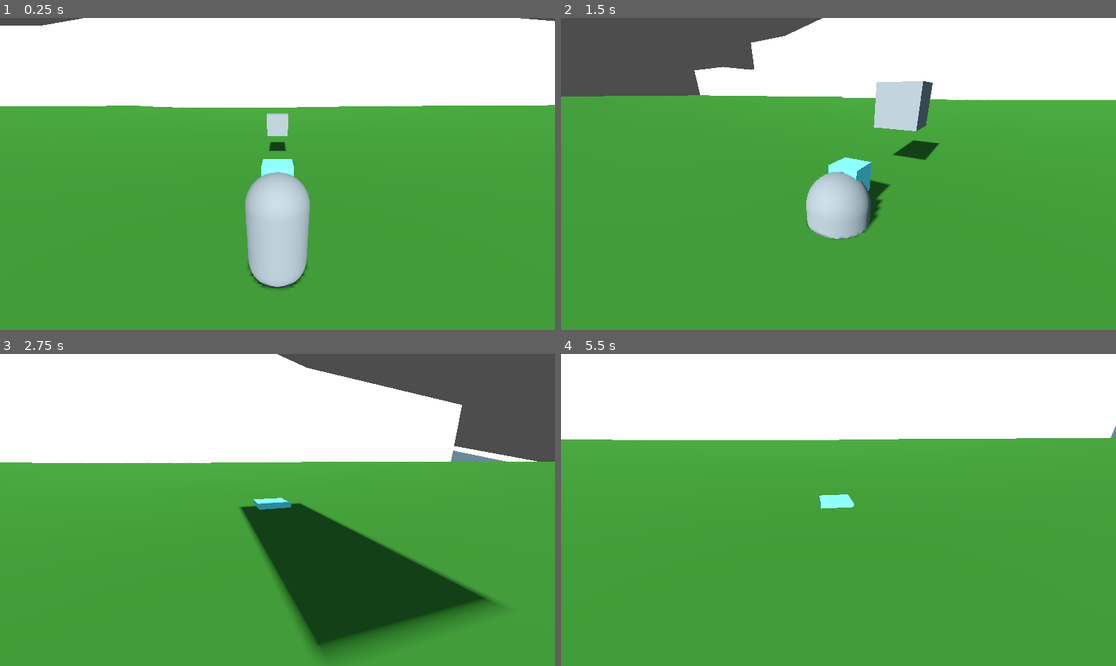
Above: before the commit, frames 1-4 (two rows, left to right).
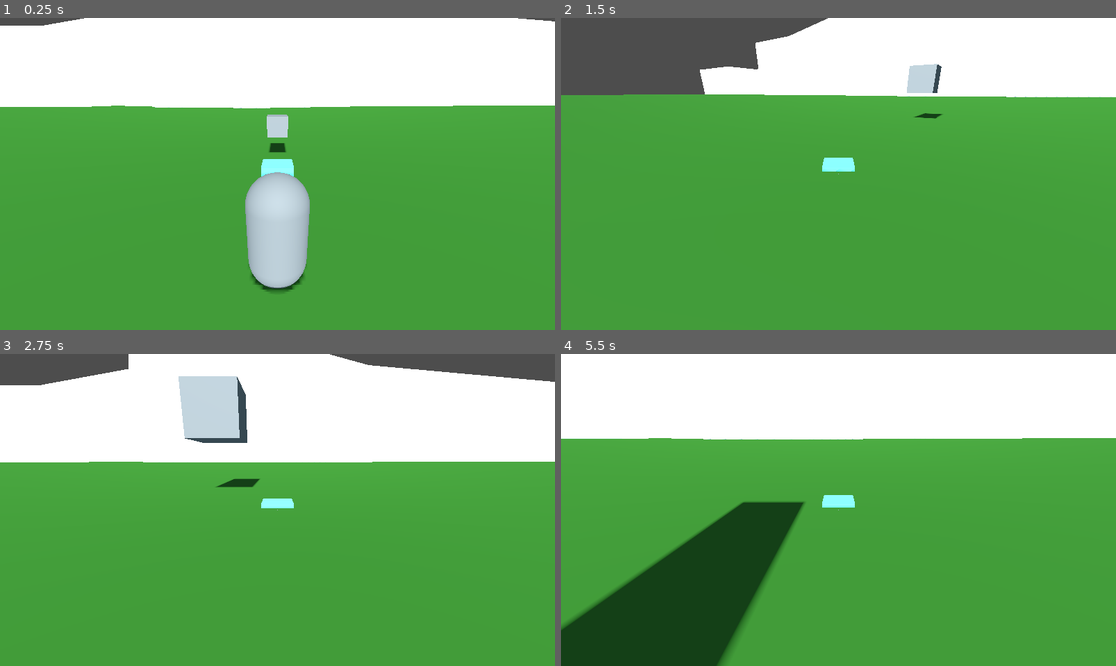
Above: after the commit, the same moments.

Repository: sasankthapa/PirateSoftwareGameJam16
Game: Godot game, scene res://Scene/world_1.tscn
Two runs of this game, one before a commit and one after it. Both use one fixed random seed, a clock stepped at 60 frames per second and the inputs below.
Inputs (mouse positions are in pixels of both pictures, inside the frame that each line leads up to):
- Up to frame 1 (0.25 s): no input
- Up to frame 2 (1.5 s): tap Enter (ui_accept) at 0.5, 0.77 s; move the mouse to (866, 174) at 0.52 s; hold Up (ui_up) from 0.53 s (still down); tap A (A_KEY, bound only after the commit) at 0.6 s; tap D (D_KEY, bound only after the commit) at 0.8, 1.35 s; move the mouse to (810, 174) at 1.27 s
- Up to frame 3 (2.75 s): keep holding Up (ui_up); tap Enter (ui_accept) at 1.52 s; tap S (S_KEY, bound only after the commit) at 1.55, 2.1 s; move the mouse to (288, 503) at 2.02 s; hold W (W_KEY, bound only after the commit) from 2.03 s (still down)
- Up to frame 4 (5.5 s): keep holding Up (ui_up); move the mouse to (832, 516) at 2.77 s; release W (W_KEY, bound only after the commit) at 2.78 s; tap W (W_KEY, bound only after the commit) at 2.85 s; tap Enter (ui_accept) at 3.02, 3.77, 4.52 s; tap A (A_KEY, bound only after the commit) at 3.05, 3.6 s; move the mouse to (877, 513) at 3.52 s; tap D (D_KEY, bound only after the commit) at 3.8, 4.35 s; move the mouse to (794, 506) at 4.27 s; tap S (S_KEY, bound only after the commit) at 4.55, 5.1 s; move the mouse to (844, 510) at 5.02 s; hold W (W_KEY, bound only after the commit) from 5.03 s (still down)

The runs differ from the first frame. In frame 1, 0.3% of the frame differs, in the area x 0-100%, y 0-88%; in frame 2, 5.6%; in frame 3, 23%, in the area x 0-100%, y 0-98%; in frame 4, 13%.

Commit message:
AHHHHHHHH MOVEMENT IS NOT MOVINGG

Diff:
--- a/Scene/player.tscn
+++ b/Scene/player.tscn
@@ -3,9 +3,9 @@
 [ext_resource type="Script" path="res://Scripts/player.gd" id="1_udjfk"]
 [ext_resource type="Script" path="res://Scripts/camera.gd" id="2_qyjpo"]
 
+[sub_resource type="CapsuleShape3D" id="CapsuleShape3D_bedwv"]
+
 [sub_resource type="CapsuleMesh" id="CapsuleMesh_1kjoh"]
-
-[sub_resource type="CapsuleShape3D" id="CapsuleShape3D_bedwv"]
 
 [sub_resource type="BoxMesh" id="BoxMesh_78kvc"]
 
@@ -17,16 +17,8 @@
 [node name="Player" type="CharacterBody3D"]
 script = ExtResource("1_udjfk")
 
-[node name="MeshInstance3D" type="MeshInstance3D" parent="."]
-mesh = SubResource("CapsuleMesh_1kjoh")
-
 [node name="CollisionShape3D" type="CollisionShape3D" parent="."]
 shape = SubResource("CapsuleShape3D_bedwv")
-
-[node name="MeshInstance3D2" type="MeshInstance3D" parent="."]
-transform = Transform3D(0.5, 0, 0, 0, 0.5, 0, 0, 0, 0.5, 0, 0.813328, -0.346774)
-mesh = SubResource("BoxMesh_78kvc")
-surface_material_override/0 = SubResource("StandardMaterial3D_1igp0")
 
 [node name="TwistPivot" type="Node3D" parent="."]
 transform = Transform3D(1, 0, 0, 0, 1, 0, 0, 0, 1, 0, 1, 0)
@@ -37,3 +29,15 @@
 [node name="Camera3D" type="Camera3D" parent="TwistPivot/PitchPivot"]
 transform = Transform3D(1, 0, 0, 0, 1, 0, 0, 0, 1, 0, 0, 3)
 script = ExtResource("2_qyjpo")
+
+[node name="body" type="Node3D" parent="."]
+
+[node name="MeshInstance3D" type="MeshInstance3D" parent="body"]
+mesh = SubResource("CapsuleMesh_1kjoh")
+skeleton = NodePath("../..")
+
+[node name="MeshInstance3D2" type="MeshInstance3D" parent="body"]
+transform = Transform3D(0.5, 0, 0, 0, 0.5, 0, 0, 0, 0.5, 0, 0.813328, -0.346774)
+mesh = SubResource("BoxMesh_78kvc")
+skeleton = NodePath("../..")
+surface_material_override/0 = SubResource("StandardMaterial3D_1igp0")
--- a/Scripts/camera.gd
+++ b/Scripts/camera.gd
@@ -14,6 +14,9 @@
 
 # Called every frame. 'delta' is the elapsed time since the previous frame.
 func _process(delta: float) -> void:
+
+	if Input.is_action_pressed("W_KEY"):
+		twist_pivot.rotation.y = lerp(twist_pivot.rotation.y, 0.0, 0.1)
 	# process camera controls
 	twist_pivot.rotate_y(twist_input)
 	pitch_pivot.rotate_x(pitch_input)
--- a/Scripts/player.gd
+++ b/Scripts/player.gd
@@ -1,9 +1,13 @@
 extends CharacterBody3D
 
 
-const SPEED = 5.0
+const SPEED = 10.0
 const JUMP_VELOCITY = 4.5
+const ACCELERATION = 4.0
 
+@onready var twist_pivot: Node3D = $TwistPivot
+@onready var camera: Camera3D = $TwistPivot/PitchPivot/Camera3D
+@onready var body: Node3D = $body
 
 func _physics_process(delta: float) -> void:
 	# Add the gravity.
@@ -16,7 +20,7 @@
 
 	# Get the input direction and handle the movement/deceleration.
 	# As good practice, you should replace UI actions with custom gameplay actions.
-	var input_dir := Input.get_vector("ui_left", "ui_right", "ui_up", "ui_down")
+	var input_dir := Input.get_vector("A_KEY", "D_KEY", "W_KEY", "S_KEY")
 	var charging := Input.is_key_pressed(KEY_K)
 
 	if charging: # change how the movement works
@@ -24,8 +28,10 @@
 		return
 		# charge up animation
 
-
-	var direction := (transform.basis * Vector3(input_dir.x, 0, input_dir.y)).normalized()
+	#var direction := (twist_pivot.basis * Vector3(input_dir.x, 0, input_dir.y)).normalized()
+	#print(twist_pivot.basis)
+	var direction = Vector3(input_dir.x, 0.0, input_dir.y).rotated(Vector3.UP, body.rotation.y)
+	velocity = lerp(velocity, direction * SPEED, ACCELERATION * delta)
 	if direction:
 		velocity.x = direction.x * SPEED
 		velocity.z = direction.z * SPEED
@@ -34,3 +40,4 @@
 		velocity.z = move_toward(velocity.z, 0, SPEED)
 
 	move_and_slide()
+	body.rotation.y = twist_pivot.rotation.y
--- a/project.godot
+++ b/project.godot
@@ -18,3 +18,26 @@
 [dotnet]
 
 project/assembly_name="Ram Game"
+
+[input]
+
+W_KEY={
+"deadzone": 0.5,
+"events": [Object(InputEventKey,"resource_local_to_scene":false,"resource_name":"","device":-1,"window_id":0,"alt_pressed":false,"shift_pressed":false,"ctrl_pressed":false,"meta_pressed":false,"pressed":false,"keycode":0,"physical_keycode":87,"key_label":0,"unicode":119,"location":0,"echo":false,"script":null)
+]
+}
+A_KEY={
+"deadzone": 0.5,
+"events": [Object(InputEventKey,"resource_local_to_scene":false,"resource_name":"","device":-1,"window_id":0,"alt_pressed":false,"shift_pressed":false,"ctrl_pressed":false,"meta_pressed":false,"pressed":false,"keycode":0,"physical_keycode":65,"key_label":0,"unicode":97,"location":0,"echo":false,"script":null)
+]
+}
+S_KEY={
+"deadzone": 0.5,
+"events": [Object(InputEventKey,"resource_local_to_scene":false,"resource_name":"","device":-1,"window_id":0,"alt_pressed":false,"shift_pressed":false,"ctrl_pressed":false,"meta_pressed":false,"pressed":false,"keycode":0,"physical_keycode":83,"key_label":0,"unicode":115,"location":0,"echo":false,"script":null)
+]
+}
+D_KEY={
+"deadzone": 0.5,
+"events": [Object(InputEventKey,"resource_local_to_scene":false,"resource_name":"","device":-1,"window_id":0,"alt_pressed":false,"shift_pressed":false,"ctrl_pressed":false,"meta_pressed":false,"pressed":false,"keycode":0,"physical_keycode":68,"key_label":0,"unicode":100,"location":0,"echo":false,"script":null)
+]
+}
